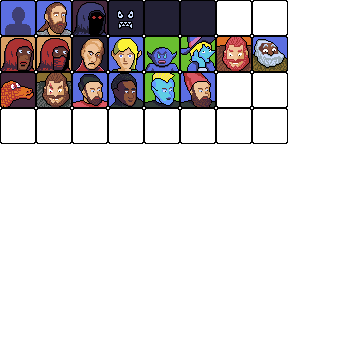
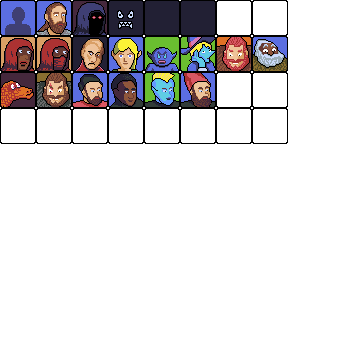
Before/after of a 360x360 layered artwork. What changed in the layer stack:
painted on "Breakout" over (8, 6, 209, 100)
